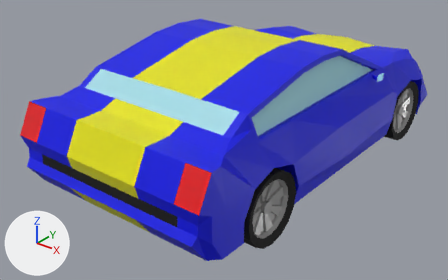
The Blender file BlenderModels/RaceCar/car1.blend: old version first, new version second.
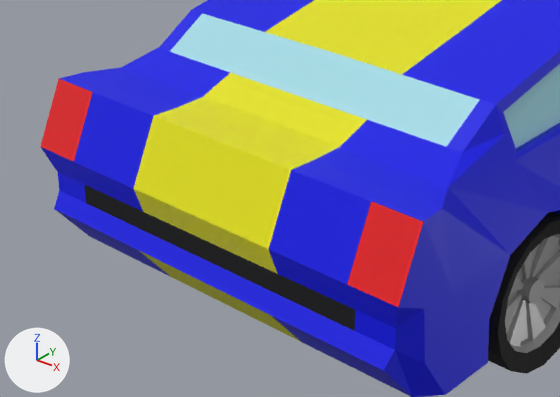
There are two pictures of each version: one whole from a camera (50 mm lens) standing at (3.45, -4.9, 1.89) and looking at (-0.16, -0.38, -0.91), one close up on the part from 0% to 62% of the width and 22% to 93% of the height. The lights are fixed; the arrows at lower left show +X, +Y and +Z.
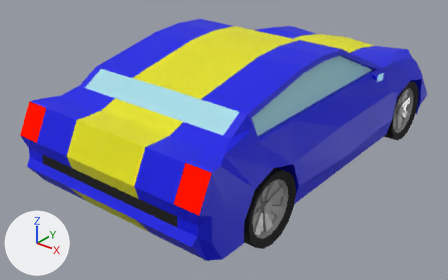
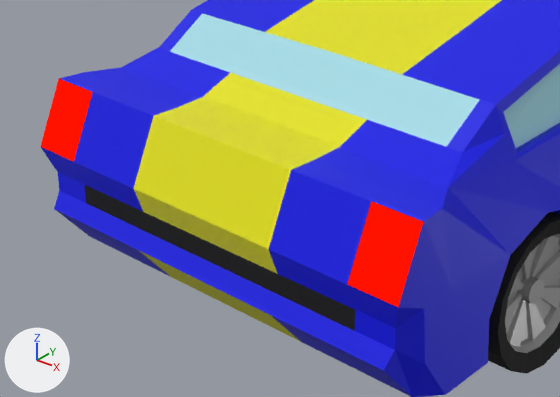
Pixel boxes (x1, y1, x2, y2) of what changed, in the close-ups (560 x 397 px):
'Cube', recoloured
    both: (40, 77, 426, 310)

The change in detail:
In material 'Material.007' (mat_material_007), roughness goes from 0.271 to 0.5.
In material 'Material.007' (mat_material_007), specular_ior_level is no longer 0.871.
Material 'Material.007' (mat_material_007) is now built by emission_material('Material.007') instead of principled_material('Material.007').
Material 'Material.007' (mat_material_007) changes colour from red #e7000d to red #ff1200; in linear values from (0.8, 0.0, 0.00397) to (1.0, 0.00611, 0.0).
